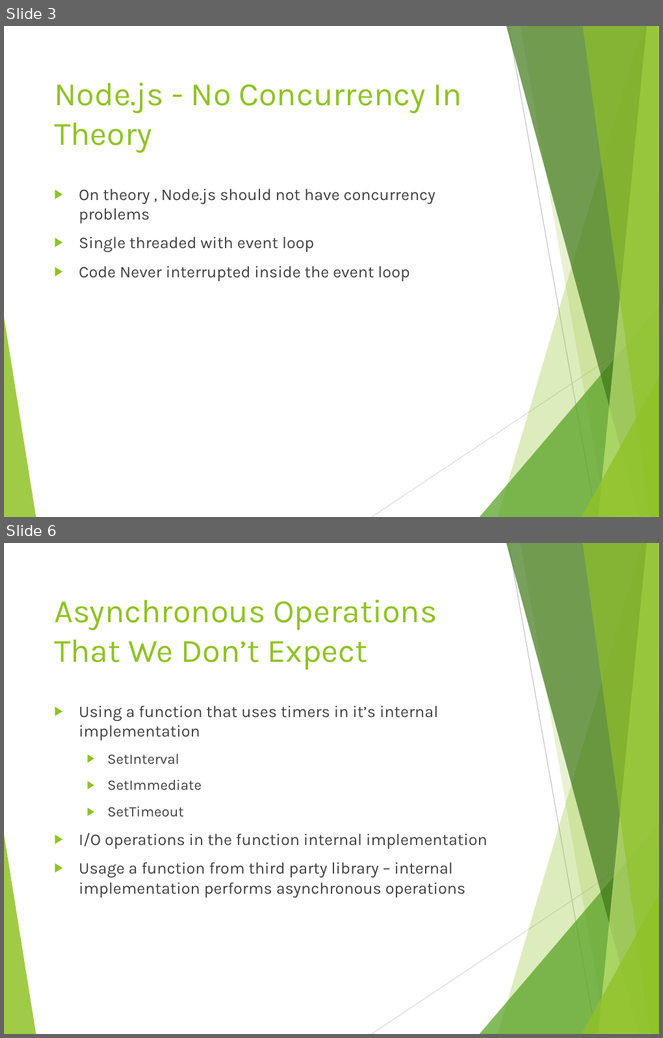
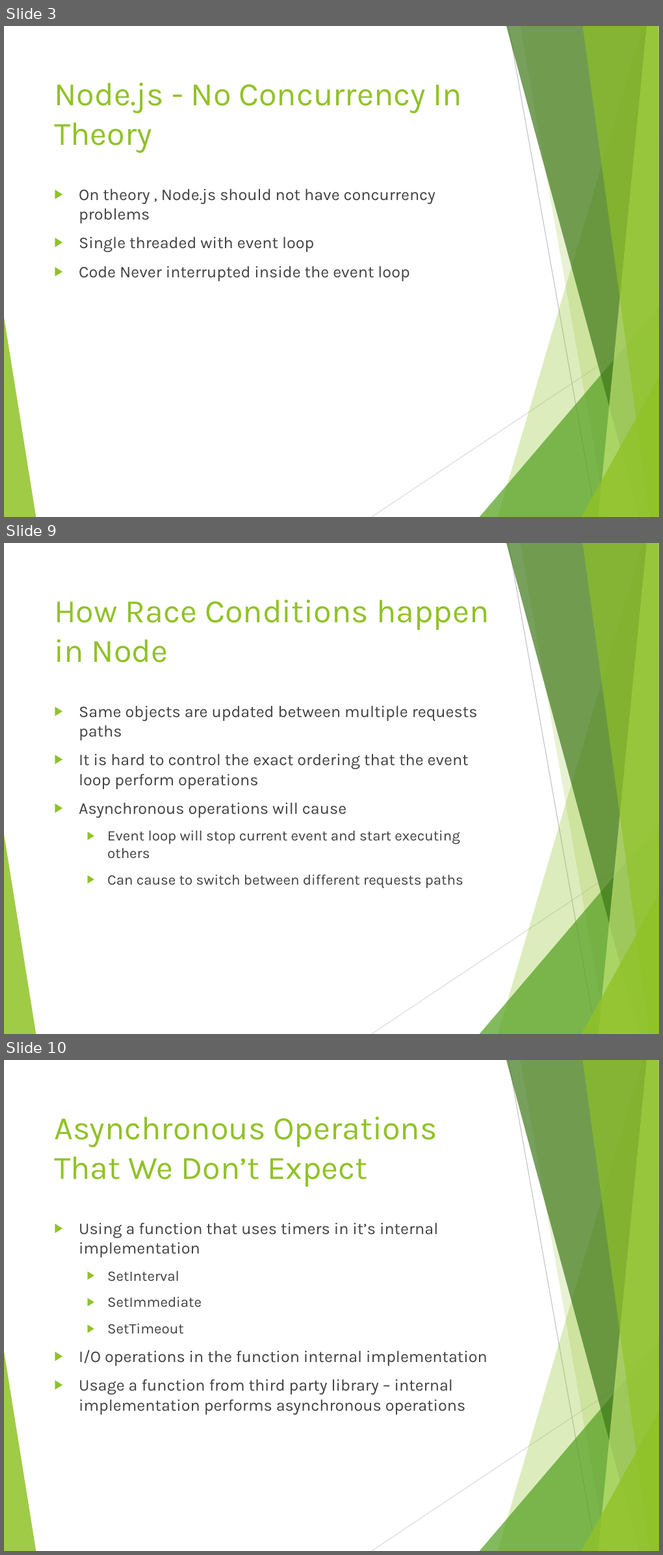
Before and after one commit to tamarstern/MyNodeJSCourse, a slide deck: day2/real_life_concurrency_problems/nodejs_real_life_concurrency_problems.pptx. Shown one above the other, each under a label of ours: slides 3 and 6 before the commit, slides 3, 9 and 10 after it; the slides between them are not shown. The pictures are 663x1038 and 663x1555 pixels, drawn with LibreOffice and Linux fonts; fonts in the diff are those of the drawing. Boxes give left, top, right and bottom in pixels: in the first picture for what was removed or moved away, otherwise in the second. Text is boxed around its words. In the diff, an @@ line names an element or a change of style, - is before the commit and + after.

```diff
--- a/day2/real_life_concurrency_problems/nodejs_real_life_concurrency_problems.pptx
+++ b/day2/real_life_concurrency_problems/nodejs_real_life_concurrency_problems.pptx
@@ slide 9 added at bbox=[4, 543, 659, 1034], background #FFFFFF; not listed: 10 template elements that a slide beside it also shows @@
@@ title added at bbox=[54, 600, 489, 663], 36 pt, text #90C226 @@
+How Race Conditions happen in Node
@@ text added at bbox=[79, 705, 478, 889], 18 pt, text #404040 @@
+▶ Same objects are updated between multiple requests paths
+▶ It is hard to control the exact ordering that the event loop perform operations
+▶ Asynchronous operations will cause
+  ▶ Event loop will stop current event and start executing others
+  ▶ Can cause to switch between different requests paths
@@ what was slide 6 is now slide 10 @@
```
Also in this commit, not shown: 9 slides changed, 4 other slides added, 7 other files.
